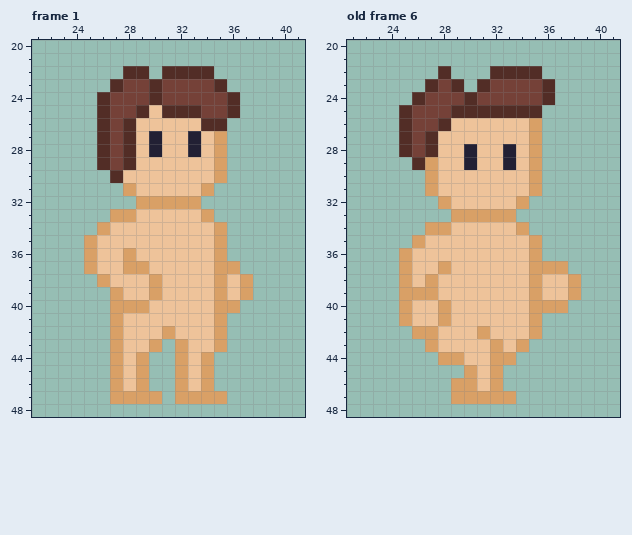
One commit to this pixel-art file: project-files/bobby.aseprite. Above, as it was before the edit.
64x64 pixels, 8 frames. Shown: frame 1: x 21..41, y 20..48; old frame 6: x 21..41, y 20..48. The commit also changed other frames, which this record leaves out.
Now the later version:
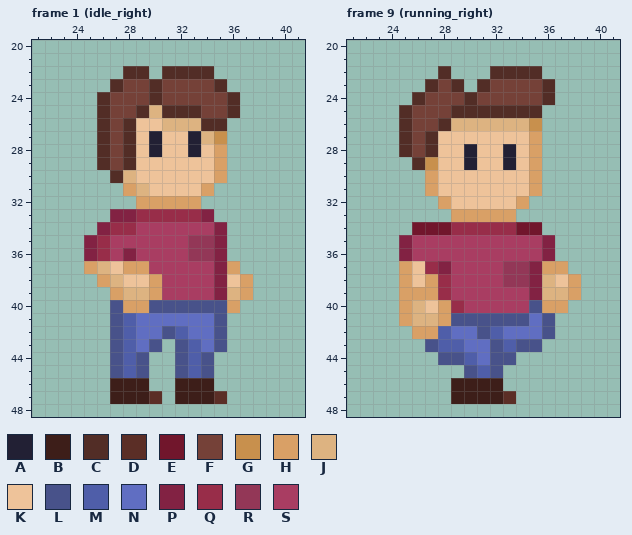
Palette (. is transparent): A #222034  B #3d1e19  C #522d26  D #5b2e26  E #71162c  F #754138  G #c8904d  H #d9a066  J #ddb381  K #eec39a  L #48528a  M #4f5ea9  N #606ec2  P #822243  Q #982d49  R #933757  S #a93d62
A new or re-ordered frame is compared with the old frame closest to it.
Difference:
frames 8 -> 18
layer "shoes" now shown
layer "pants" now shown
layer "shirt" now shown
layer "shadow" now shown
Frame 1 (idle_right):
y 25: x 30 K -> J
y 26: x 31..33 KKK -> JJJ
y 27: x 34..35 KH -> JG
y 30: x 28 K -> J
y 31: x 29 K -> J
y 33: x 27..34 HHKKKKKH -> PPQQQQQP
y 34: x 26..35 HKKKKKKKKH -> PQQSSSSSSP
y 35: x 25..35 HKKKKKKKKKH -> PQSSSSSSRRP
y 36: x 25..35 HKKHKKKKKKH -> PQSPSSSSRRP
y 37: x 26 K -> J; x 30..35 KKKKKH -> SSSSSP
y 38: x 27 K -> J; x 31..35 KKKKH -> SSSSP
y 39: x 28..29 KK -> JJ; x 31..36 KKKKHK -> SSSSPJ
y 40: x 27 H -> L; x 30..35 KKKKKH -> LLLLLL
y 41: x 27..35 HKKKKKKKH -> LMNNNNNNL
y 42: x 27..35 HKKKHKKKH -> LMNNLMNNL
y 43: x 27..30 HKKH -> LMNL; x 32..35 HKKH -> LMNL
y 44..45: x 27..29 HKH -> LML; x 32..34 HKH -> LML
y 46: x 27..29 HKH -> BBB; x 32..34 HKH -> BBB
y 47: x 27..30 HHHH -> BBBD; x 32..35 HHHH -> BBBD
Frame 9 (running_right) is new; against old frame 6:
y 26: x 29..35 KKKKKKH -> JJJJJJG
y 29: x 27 H -> G
y 34: x 26..35 .HHKKKKKH. -> EEEQQQQQEE
y 35: x 25..36 .HKKKKKKKKH. -> PSSSSSSSSSSP
y 36: x 25..36 HKKKKKKKKKH. -> PSSSSSSSSSSP
y 37: x 27..35 KHKKKKKKH -> QPSSSSRRP
y 38: x 28..36 KKKKKKKHK -> QSSSSRRPJ
y 39: x 28..37 KKKKKKKHKK -> QSSSSSSPJJ
y 40: x 26 K -> J; x 29..35 KKKKKKH -> QSSSSSL
y 41: x 26..27 KK -> JJ; x 29..36 KKKKKKH. -> LLLLLLNL
y 42: x 28..36 KKKHKKKH. -> MNNLMNNNL
y 43: x 27..35 HKKKKHKH. -> LMMNNLMLL
y 44: x 28..33 HHKKHH -> LLMNLL
y 45: x 30..32 HKH -> LML
y 46: x 29..32 HHKH -> BBBB
y 47: x 29..33 HHHHH -> BBBBD
Where, in picture pixels (left, top, right, bottom), the same in both pictures:
changed: (84, 105, 240, 404)
changed: (399, 118, 568, 404)
